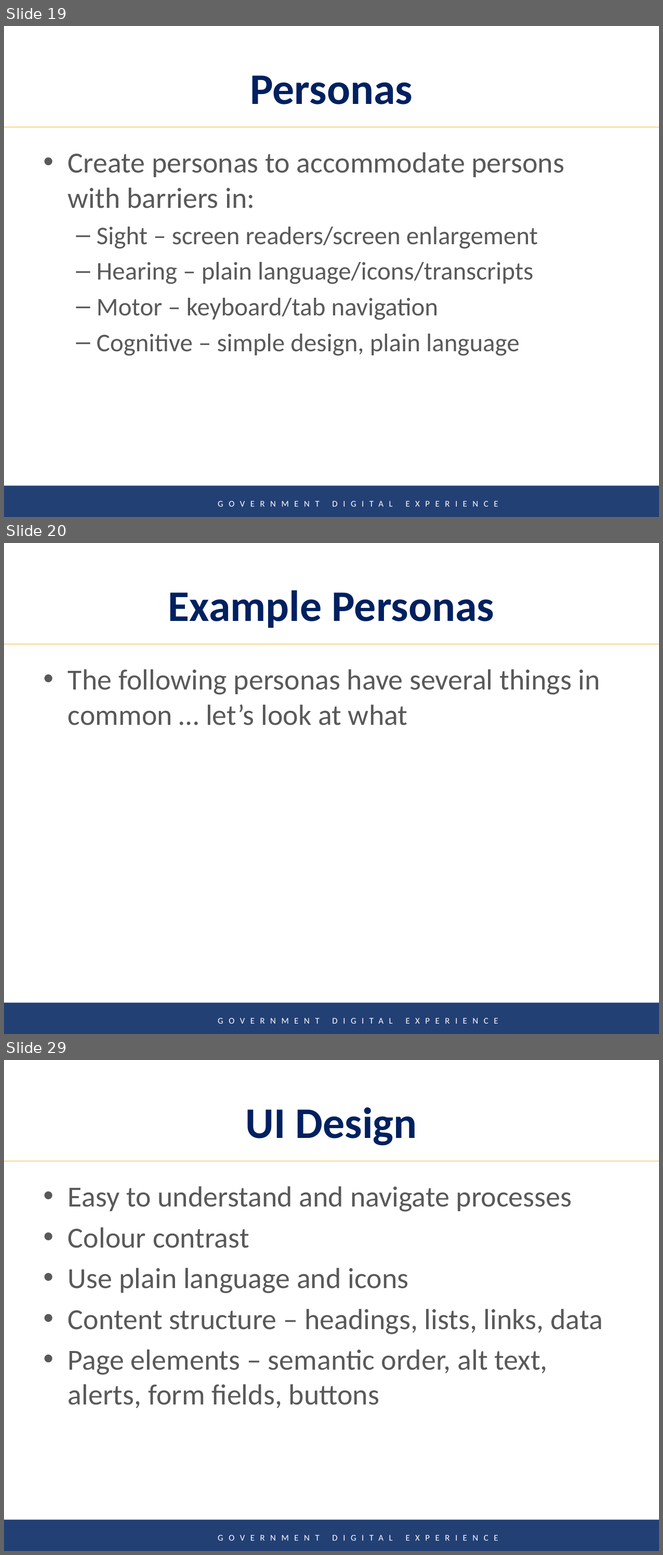
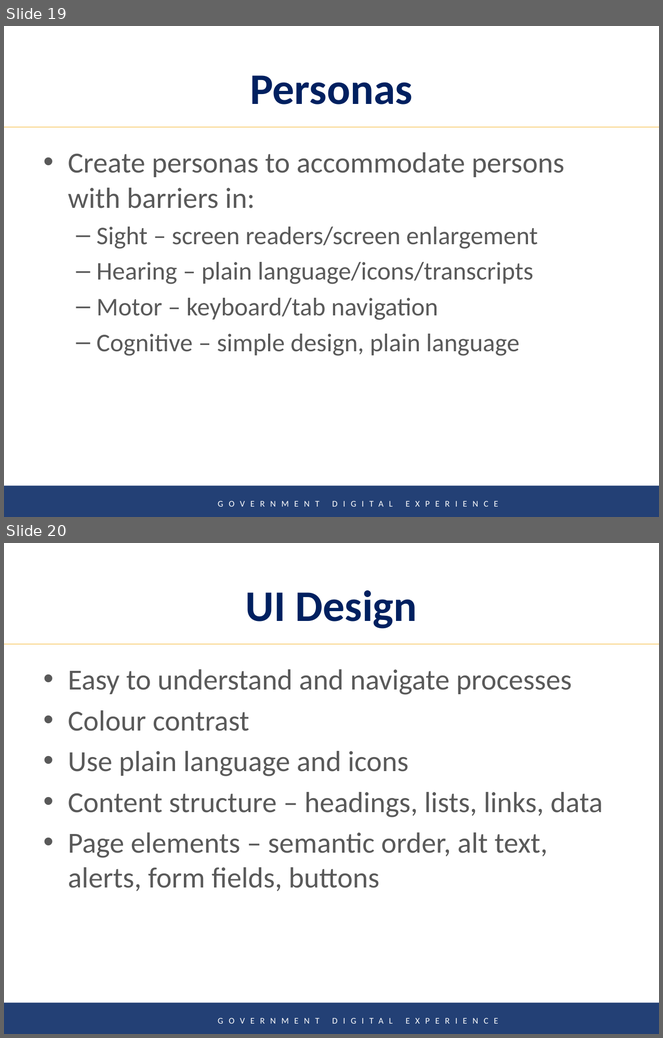
Before and after one commit to Gavin-McLeod/Accessibility-presentation, a slide deck: Digital Product Innovation in the Public Service-TRAN-hl.pptx. Shown one above the other, each under a label of ours: slides 19, 20 and 29 before the commit, slides 19 and 20 after it; the slides between them are not shown. The pictures are 663x1555 and 663x1038 pixels, drawn with LibreOffice and Linux fonts; fonts in the diff are those of the drawing; background and template pictures are left out. Boxes give left, top, right and bottom in pixels: in the first picture for what was removed or moved away, otherwise in the second. Text is boxed around its words. In the diff, an @@ line names an element or a change of style, - is before the commit and + after.

Commit message:
Removed by copying out to holding PPT ... all the sample personas and related slides
Moved the Demo prompt slide to close to the end.

```diff
--- a/Digital Product Innovation in the Public Service-TRAN-hl.pptx
+++ b/Digital Product Innovation in the Public Service-TRAN-hl.pptx
@@ slide 20 removed at (4, 543, 659, 1034), background #FFFFFF; not listed: 2 template elements that a slide beside it also shows @@
@@ title removed at (168, 590, 495, 628) @@
-Example Personas
@@ text removed at (68, 669, 600, 726) @@
-• The following personas have several things in common … let’s look at what
@@ what was slide 29 is now slide 20 @@
```
Also in this commit, not shown: 9 other slides removed, 1 other file.
